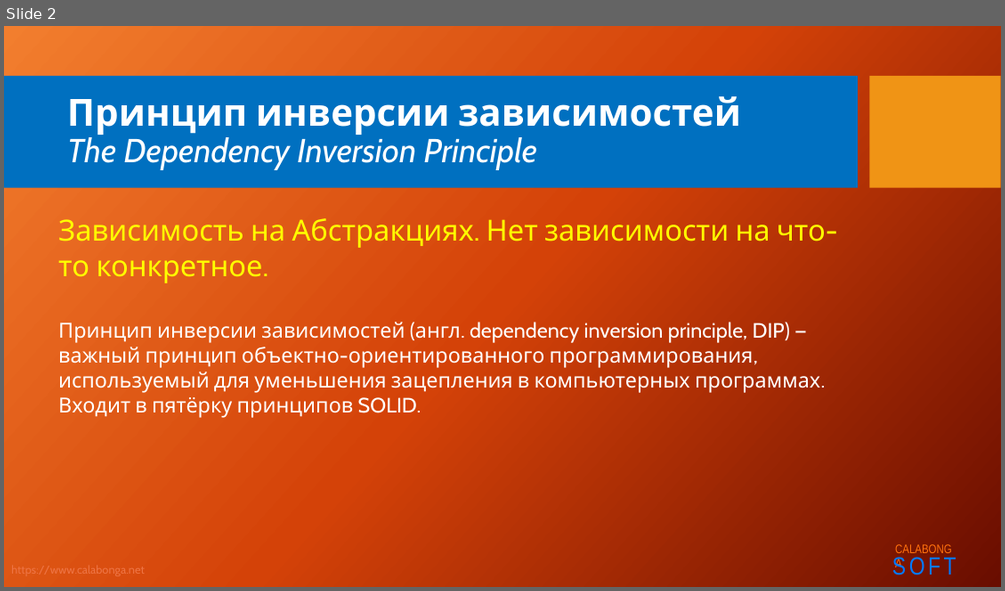
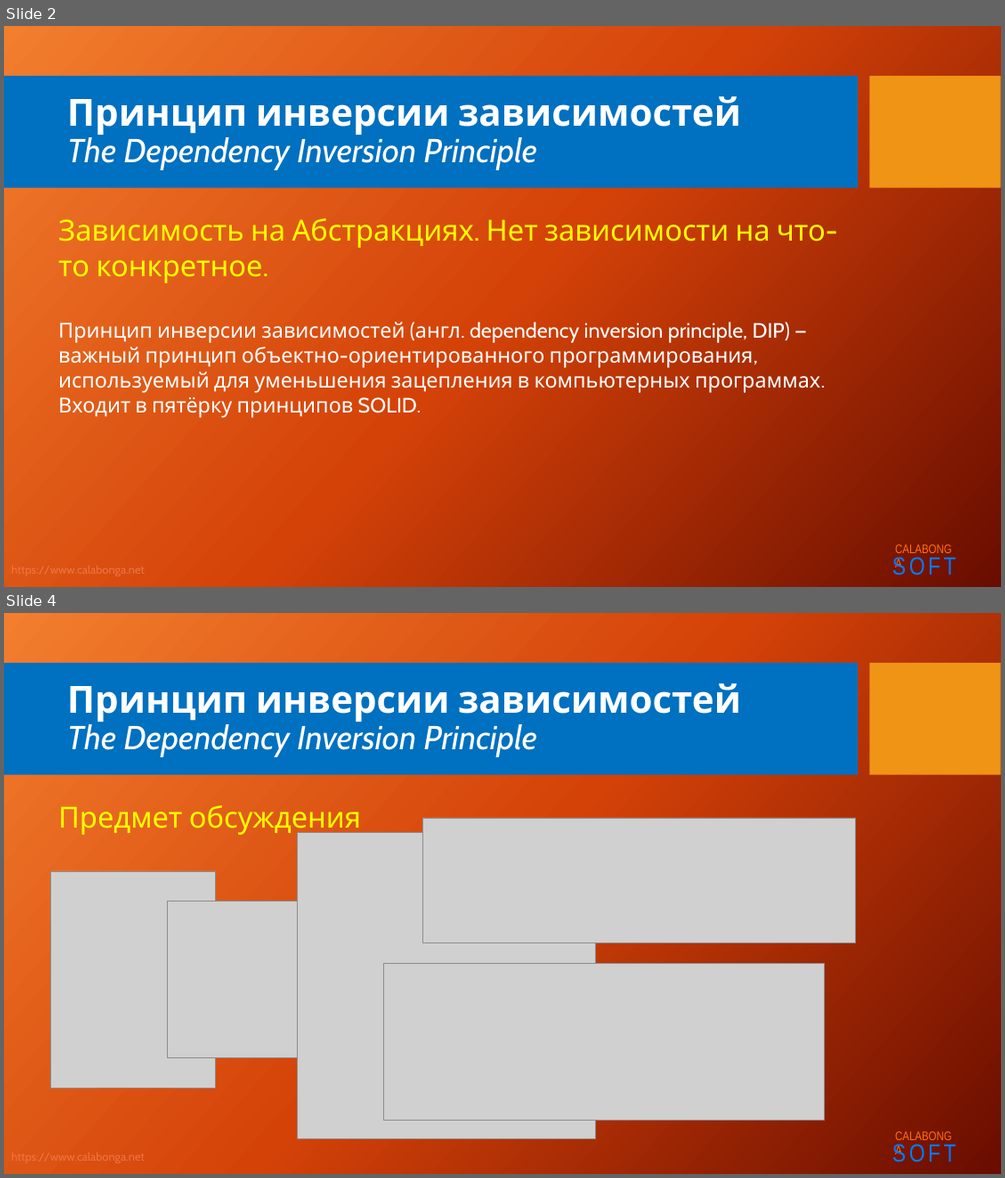
Before and after one commit to Calabonga/SOLID, a slide deck: Powerpoint/5.SOLID_D.pptx. Shown one above the other, each under a label of ours: slide 2 before the commit, slides 2 and 4 after it; the slides between them are not shown. The pictures are 1005x591 and 1005x1178 pixels, drawn with LibreOffice and Linux fonts; fonts in the diff are those of the drawing; grey boxes stand for pictures; background and template pictures are left out. Boxes give left, top, right and bottom in pixels: in the first picture for what was removed or moved away, otherwise in the second. Text is boxed around its words. In the diff, an @@ line names an element or a change of style, - is before the commit and + after.

```diff
--- a/Powerpoint/5.SOLID_D.pptx
+++ b/Powerpoint/5.SOLID_D.pptx
@@ slide 4 added at (x1=4, y1=613, x2=1001, y2=1174), background picture (left out); not listed: 5 template elements that a slide beside it also shows @@
@@ title added at (x1=67, y1=683, x2=741, y2=757), 32 pt, text #FFFFFF, italic @@
+Принцип инверсии зависимостей
+The Dependency Inversion Principle
@@ text added at (x1=58, y1=805, x2=361, y2=836), 28 pt, text #FFFF00 @@
+Предмет обсуждения
@@ picture added at (x1=423, y1=818, x2=856, y2=943) @@
@@ picture added at (x1=298, y1=833, x2=596, y2=1139) @@
@@ picture added at (x1=51, y1=871, x2=215, y2=1087) @@
@@ picture added at (x1=167, y1=900, x2=587, y2=1058) @@
@@ picture added at (x1=384, y1=963, x2=825, y2=1120) @@
```
Also in this commit, not shown: 8 other slides added.
